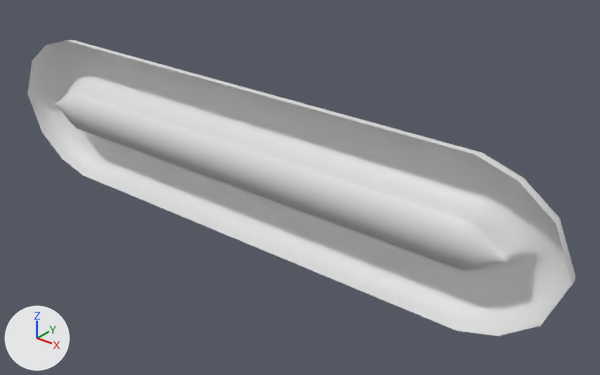
The Blender file Blender/SK_Starfish.blend, before and after one commit.
One viewpoint serves both versions: a 50 mm camera at (17.2, -18.2, 11.3) aimed at (1.4, 1.6, -0.9). Every picture has the same lights, and +X, +Y and +Z are marked at lower left. Mesh edges are drawn as thin lines on the coarser meshes.

Names of what the first picture shows: 'Mouth'.
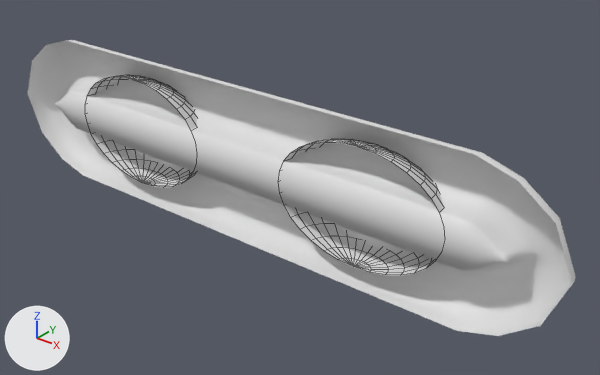
Where the change shows, as pixel boxes (x1, y1, x2, y2) in the pictures (600 x 375 px):
'Sphere', added: after (86, 75, 443, 275)

Patch to the scene script:
```diff
--- a/Blender/SK_Starfish.blend.py
+++ b/Blender/SK_Starfish.blend.py
@@ me_sphere @@
+me_sphere.from_pydata(...)  # 257 vertices, 256 faces; spans x 1.8..7.8, y 0.0..2.0, z -2.0..2.0
+me_sphere.polygons.foreach_set('use_smooth', [True] * 256)
@@ ob_sphere @@
+ob_sphere = bpy.data.objects.new('Sphere', me_sphere)
+ob_sphere.location = (0.0, 0.0, 0.0)
+_m = ob_sphere.modifiers.new('Mirror', 'MIRROR')
+_m.mirror_object = ob_empty
```
